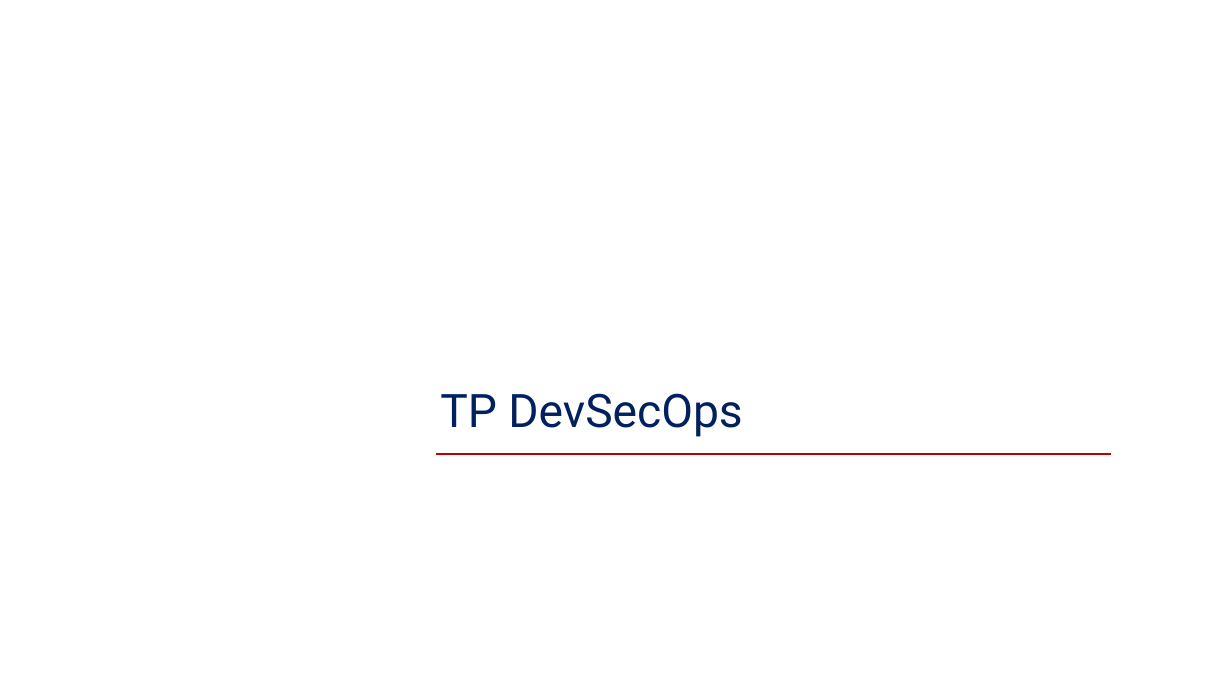
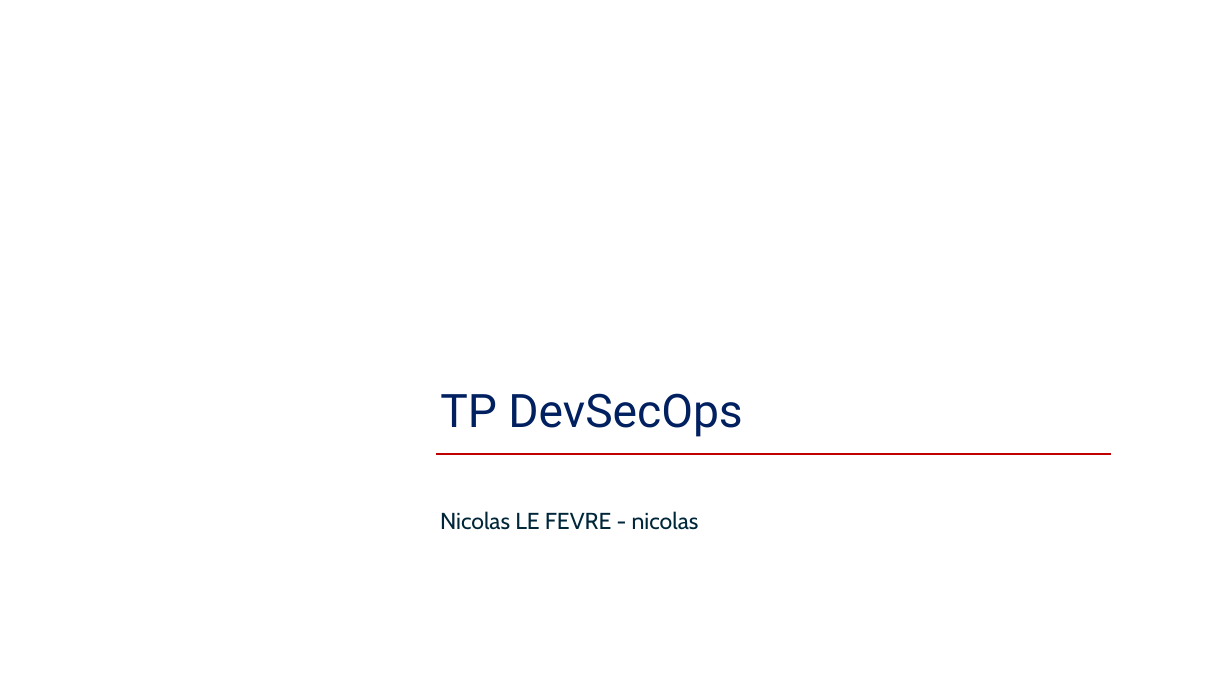
Before and after one commit to E-Nico/HMP-Formation_DevSecOps, a slide deck: slide 1 of Introduction au DevOps.pptx. Drawn at 1232x693 pixels with LibreOffice and Linux fonts; fonts in the diff are those of the drawing; background and template pictures are left out. Boxes give left, top, right and bottom in pixels: in the first picture for what was removed or moved away, otherwise in the second. Text is boxed around its words. In the diff, an @@ line names an element or a change of style, - is before the commit and + after.

```diff
--- a/Introduction au DevOps.pptx
+++ b/Introduction au DevOps.pptx
@@ text added at box(440, 511, 699, 530), 18 pt, text #00263A @@
+Nicolas LE FEVRE - nicolas
```
Also in this commit, not shown: 1 other file.
